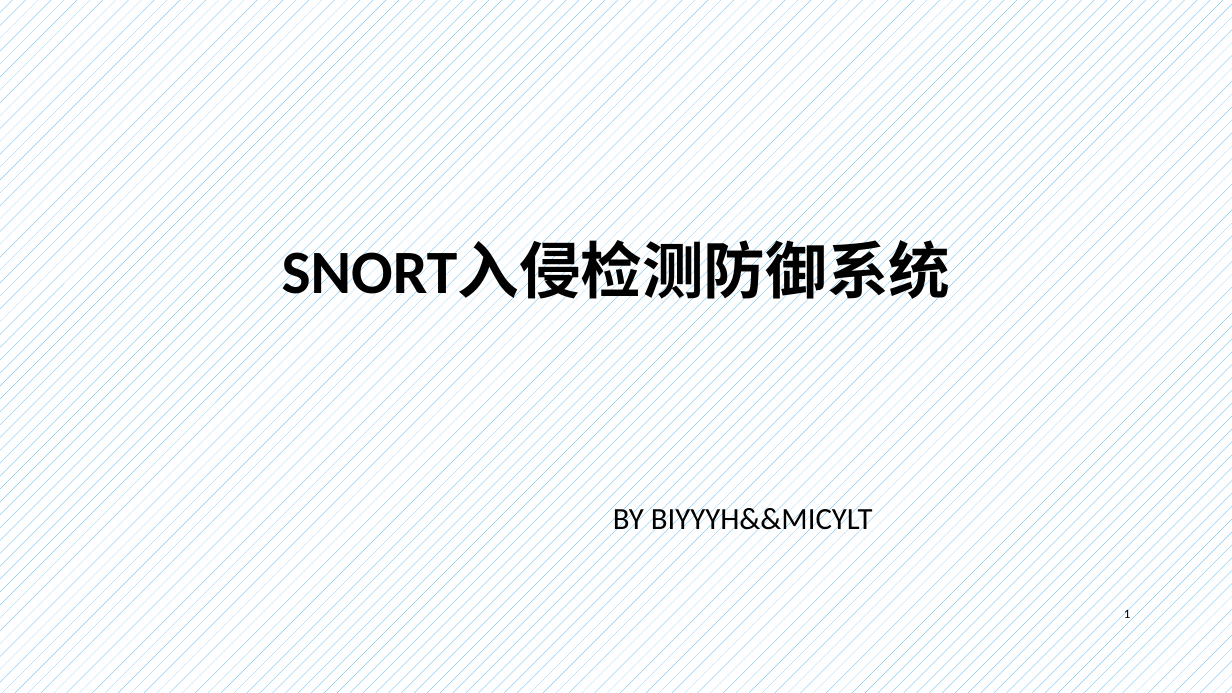
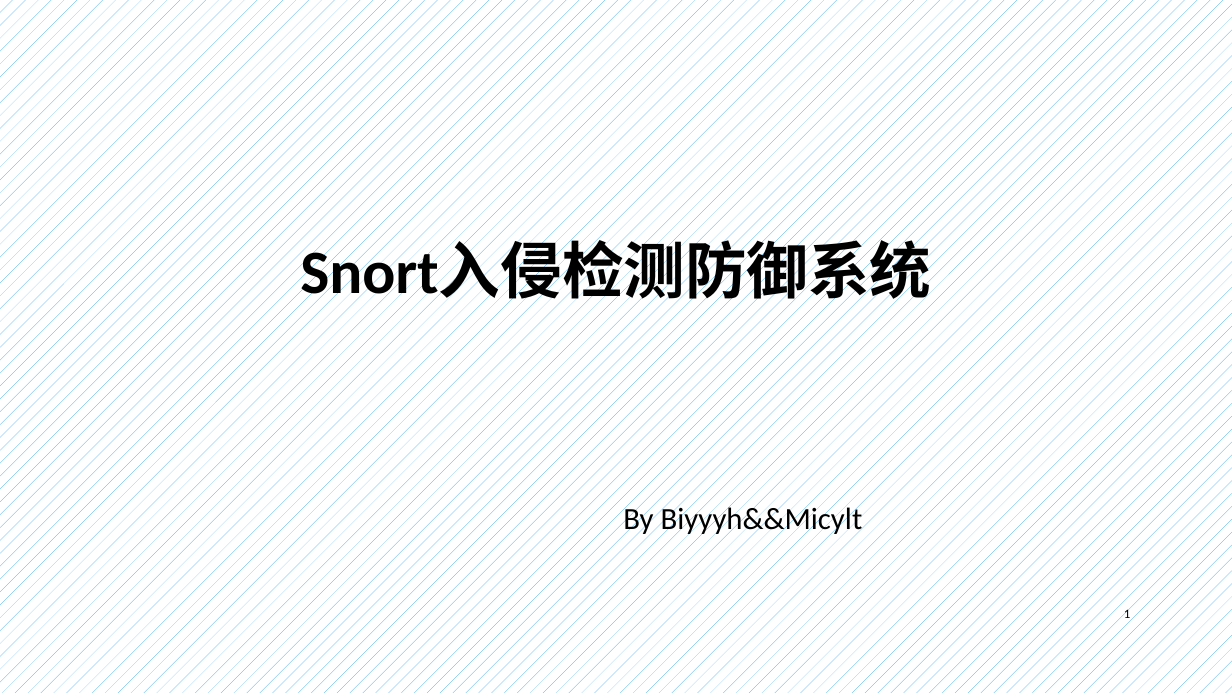
Before and after one commit to CUCCS/ns, a slide deck: slide 1 of 2016-2/HJJ_ZL/flippedclassroom/Snort入侵检测防御系统.pptx. Drawn at 1232x693 pixels with LibreOffice and Linux fonts; fonts in the diff are those of the drawing; background and template pictures are left out. Boxes give left, top, right and bottom in pixels: in the first picture for what was removed or moved away, otherwise in the second. Text is boxed around its words. In the diff, an @@ line names an element or a change of style, - is before the commit and + after.

Commit message:
Snort入侵检测防御系统
修改了之前ppt叙述不准确的地方和文字错误。

```diff
--- a/2016-2/HJJ_ZL/flippedclassroom/Snort入侵检测防御系统.pptx
+++ b/2016-2/HJJ_ZL/flippedclassroom/Snort入侵检测防御系统.pptx
@@ title at (300, 241, 931, 307): text changed @@
-SNORT入侵检测防御系统
+Snort入侵检测防御系统
@@ subtitle at (623, 504, 863, 538): text changed @@
-BY BIYYYH&&MICYLT
+By Biyyyh&&Micylt
```
Also in this commit, not shown: 8 other slides changed, 4 slides added.
